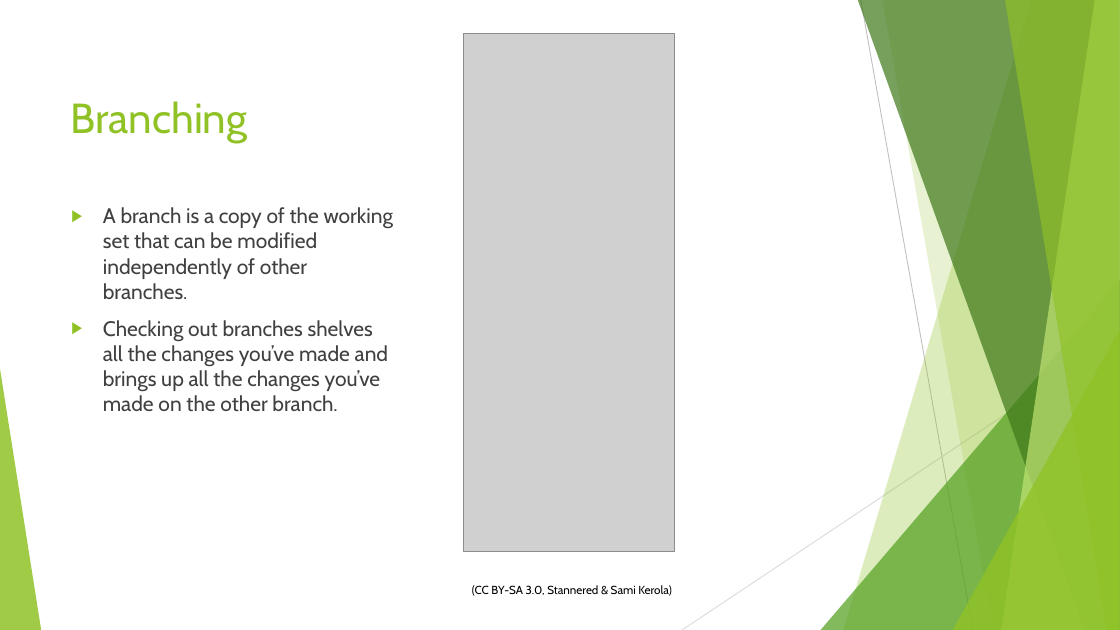
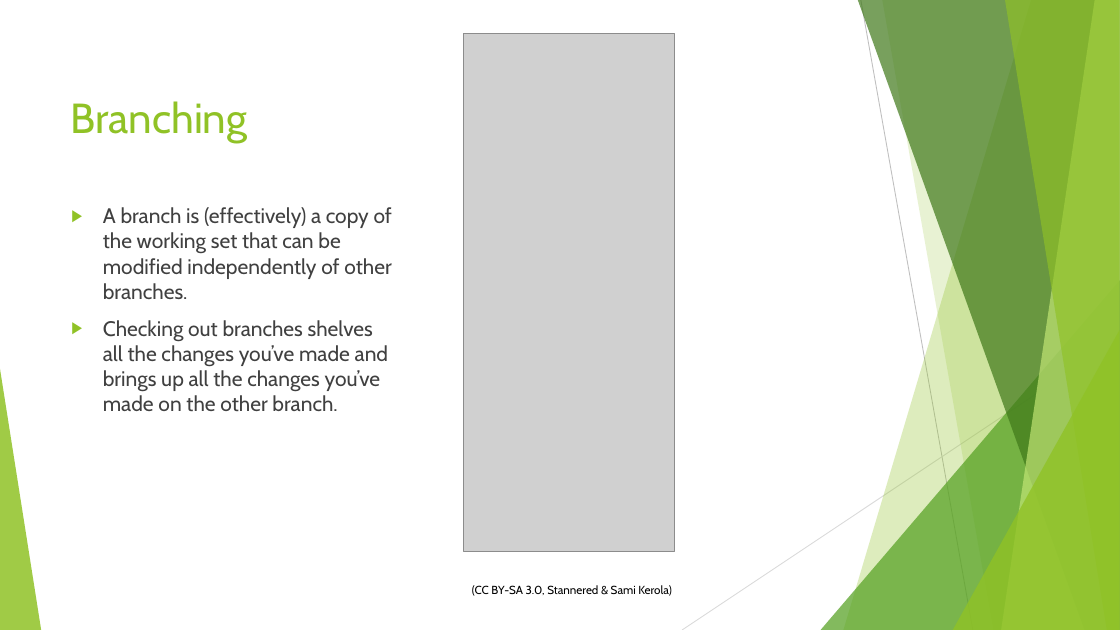
Before and after one commit to sethkaz/git-presentation, a slide deck: slide 14 of Git and LV.pptx. Drawn at 1120x630 pixels with LibreOffice and Linux fonts; fonts in the diff are those of the drawing; grey boxes stand for pictures. Boxes give left, top, right and bottom in pixels: in the first picture for what was removed or moved away, otherwise in the second. Text is boxed around its words. In the diff, an @@ line names an element or a change of style, - is before the commit and + after.

Commit message:
Cleared up language on branching slide

```diff
--- a/Git and LV.pptx
+++ b/Git and LV.pptx
@@ text at (103, 207, 392, 299): text changed @@
-▶ A branch is a copy of the working set that can be modified independently of other branches.
+▶ A branch is (effectively) a copy of the working set that can be modified independently of other branches.
```
Also in this commit, not shown: 2 other slides changed.
